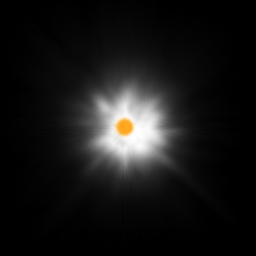
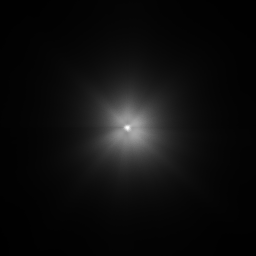
Before/after of a 256 x 256 layered artwork. What changed in the layer stack:
removed layer "Calque 2" over [111, 114, 137, 140]
removed layer "Calque 1" over [0, 0, 249, 255]
removed layer "Arrière-plan" over [0, 0, 256, 256]
